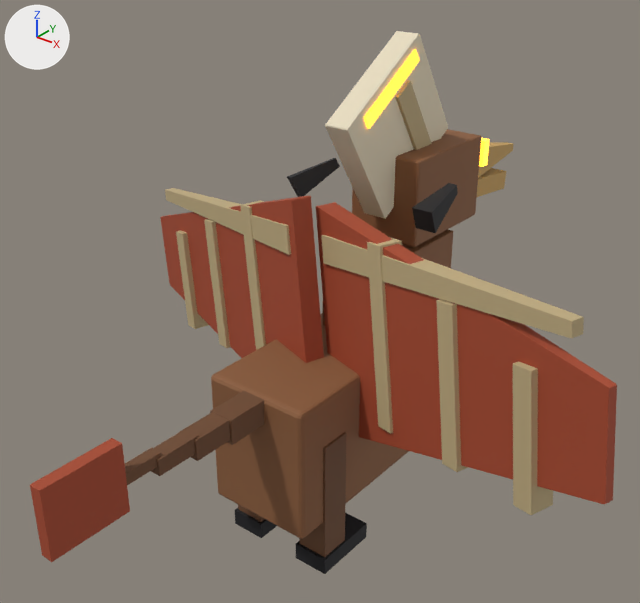
What one commit did to the glTF model public/models/pets/pterodactyl.glb.
One viewpoint serves both versions: a 50 mm lens placed at (0.979, -1.257, 1.281), pointed at (-0.024, -0.004, 0.505). The axes (+X, +Y, +Z) are drawn at upper left. The lights are the same throughout. The older version comes first. Where no turn or scale is listed for an object, it has been applied to the vertices. Vertices at exactly the same position are counted once.

The first picture shows 'body', 'head', 'leg.FL', 'leg.FR', 'tail', 'wing.L', 'wing.R'.
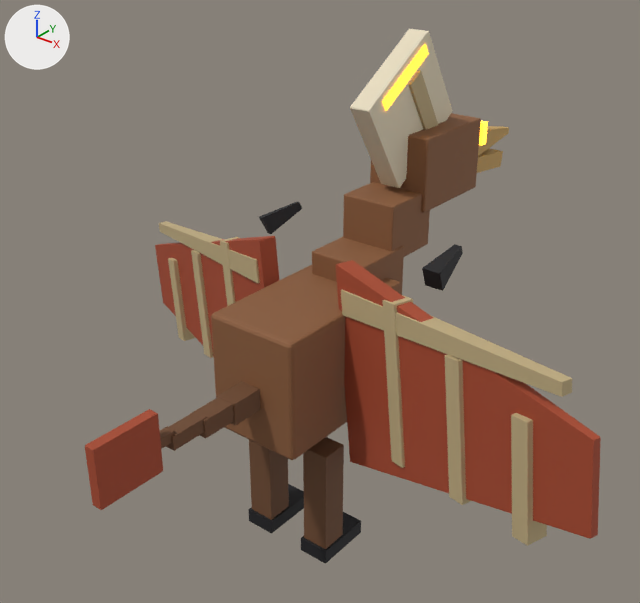
ob_root is not drawn itself; it is the parent of ob_tail.

Where the newer file only moved an object's origin or applied its transform, the numbers keep the older frame.

Pixel boxes [x1, y1, x2, y2] of what changed, in the pictures (640 x 603 px; the box of a moved part takes in the faces that stretch with it):
'wing.L', moved, rescaled (12% narrower, 9% shorter): before [316, 183, 617, 515]; after [336, 244, 601, 546]
'body', moved, rescaled (9% narrower, 10% shorter): before [211, 229, 453, 539]; after [211, 182, 430, 460]
'wing.R', moved, rescaled (18% narrower, 23% shorter): before [160, 158, 340, 363]; after [155, 201, 302, 358]
'head', moved, rescaled (16% narrower, 15% shorter): before [325, 31, 514, 247]; after [350, 29, 509, 212]
'tail', reshaped, moved, rescaled (25% narrower, 24% shorter): before [30, 391, 264, 562]; after [85, 381, 260, 510]
'leg.FL', rescaled (16% narrower, 10% shorter): before [295, 432, 367, 574]; after [301, 437, 361, 564]
'leg.FR', rescaled: before [235, 505, 276, 538]; after [248, 440, 304, 534]
part 5 of me_tail, moved or reshaped: before [210, 391, 264, 445]; after [216, 381, 260, 426]
part 6 of me_tail, moved or reshaped: before [180, 412, 230, 461]; after [190, 397, 234, 438]
part 7 of me_tail, moved or reshaped: before [151, 429, 199, 476]; after [166, 411, 207, 451]
part 8 of me_tail, moved or reshaped: before [125, 447, 162, 485]; after [160, 426, 176, 449]

Diff of the bpy script that builds the scene:
```diff
--- a/public/models/pets/pterodactyl.glb.py
+++ b/public/models/pets/pterodactyl.glb.py
@@ me_body @@
-me_body.from_pydata(...)  # 192 vertices, 368 faces; spans x -0.115..0.115, y -0.233..0.346, z -0.086..0.369
+me_body.from_pydata(...)  # 192 vertices, 368 faces; spans x -0.099..0.099, y -0.238..0.259, z 0.095..0.485
+# me_body part 1: the whole mesh is scaled about its middle by 0.857, then moved by (0.0, -0.046, 0.148)
 me_body.materials.append(mat_blk_8a5c3a)
@@ me_head @@
-me_head.from_pydata(...)  # 228 vertices, 424 faces; spans x -0.085..0.085, y -0.254..0.456, z -0.079..0.336
+me_head.from_pydata(...)  # 228 vertices, 424 faces; spans x -0.073..0.073, y -0.183..0.426, z -0.02..0.336
+# me_head part 2: the whole mesh is scaled about its middle by 0.857, then moved by (0.0, 0.02, 0.03)
 me_head.materials.append(mat_blk_8a5c3a)
@@ me_leg_fl @@
-me_leg_fl.from_pydata(...)  # 112 vertices, 216 faces; spans x -0.039..0.039, y -0.04..0.103, z -0.205..0.097
+me_leg_fl.from_pydata(...)  # 112 vertices, 216 faces; spans x -0.045..0.021, y -0.015..0.108, z -0.205..0.054
+# me_leg_fl part 3: the whole mesh is scaled about its middle by 0.857, then moved by (-0.012, 0.015, -0.022)
 me_leg_fl.materials.append(mat_blk_6f4a2f)
@@ me_leg_fr @@
-me_leg_fr.from_pydata(...)  # 112 vertices, 216 faces; spans x -0.039..0.039, y -0.04..0.103, z -0.205..0.097
+me_leg_fr.from_pydata(...)  # 112 vertices, 216 faces; spans x -0.021..0.045, y -0.015..0.108, z -0.205..0.054
+# me_leg_fr part 4: the whole mesh is scaled about its middle by 0.857, then moved by (0.012, 0.015, -0.022)
 me_leg_fr.materials.append(mat_blk_6f4a2f)
@@ me_tail @@
 # used by ob_tail; parent = ob_root; location = (0.0, -0.28, 0.52); scale = (0.0548, 0.0978, 0.0548)
-me_tail.from_pydata(...)  # 230 vertices, 440 faces; spans x -0.5..0.5, y -4.6..0.46, z -0.73..1.82
+me_tail.from_pydata(...)  # 230 vertices, 440 faces; spans x -0.5..0.5, y -4.6..0.07, z -0.73..1.82
+# me_tail part 5: the loose piece of 56 vertices spanning x -0.5..0.5, y -0.54..0.46, z -0.5..0.5 is moved by (0.0, -0.39, 0.01)
+# me_tail part 6: the loose piece of 56 vertices spanning x -0.41..0.41, y -1.41..-0.41, z -0.33..0.48 is moved by (0.0, -0.39, 0.01)
+# me_tail part 7: the loose piece of 56 vertices spanning x -0.31..0.31, y -2.28..-1.28, z -0.08..0.54 is moved by (0.0, -0.39, 0.01)
+# me_tail part 8: the loose piece of 38 vertices spanning x -0.22..0.22, y -3.15..-2.15, z 0.25..0.68 is moved by (0.0, -0.39, 0.01)
 me_tail.materials.append(mat_blk_6f4a2f)
@@ me_wing_l @@
-me_wing_l.from_pydata(...)  # 256 vertices, 488 faces; spans x -0.127..0.574, y -0.201..0.167, z -0.278..0.244
+me_wing_l.from_pydata(...)  # 256 vertices, 488 faces; spans x -0.029..0.573, y -0.235..0.081, z -0.283..0.164
+# me_wing_l part 9: the whole mesh is scaled about its middle by 0.857, then moved by (0.048, -0.06, -0.042)
 me_wing_l.materials.append(mat_blk_a8492c)
@@ me_wing_r @@
-me_wing_r.from_pydata(...)  # 256 vertices, 488 faces; spans x -0.571..0.13, y -0.068..0.207, z -0.257..0.229
+me_wing_r.from_pydata(...)  # 256 vertices, 488 faces; spans x -0.572..0.03, y -0.059..0.177, z -0.293..0.123
+# me_wing_r part 10: the whole mesh is scaled about its middle by 0.857, then moved by (-0.051, -0.011, -0.071)
 me_wing_r.materials.append(mat_blk_a8492c)
@@ ob_root @@
 ob_root = bpy.data.objects.new('root', None)
-ob_root.location = (0.0, 0.0, -0.121)
-ob_root.scale = (0.958, 0.958, 0.958)
+ob_root.location = (0.0, 0.0, -0.0208)
+ob_root.scale = (0.821, 0.821, 0.821)
```
